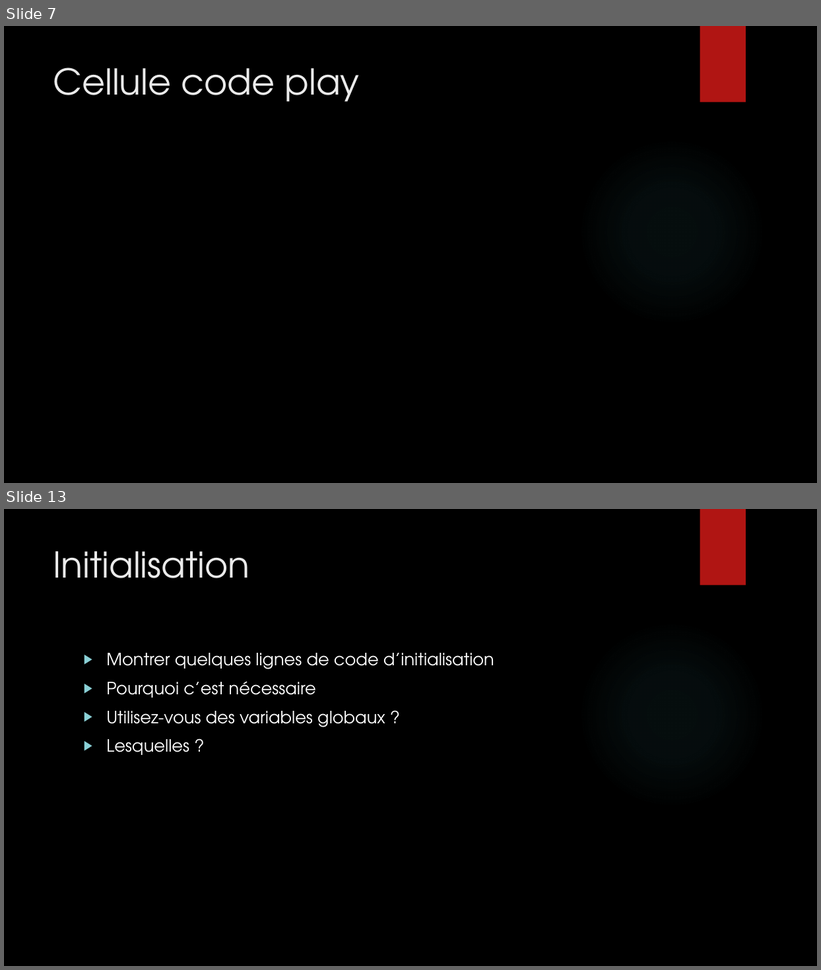
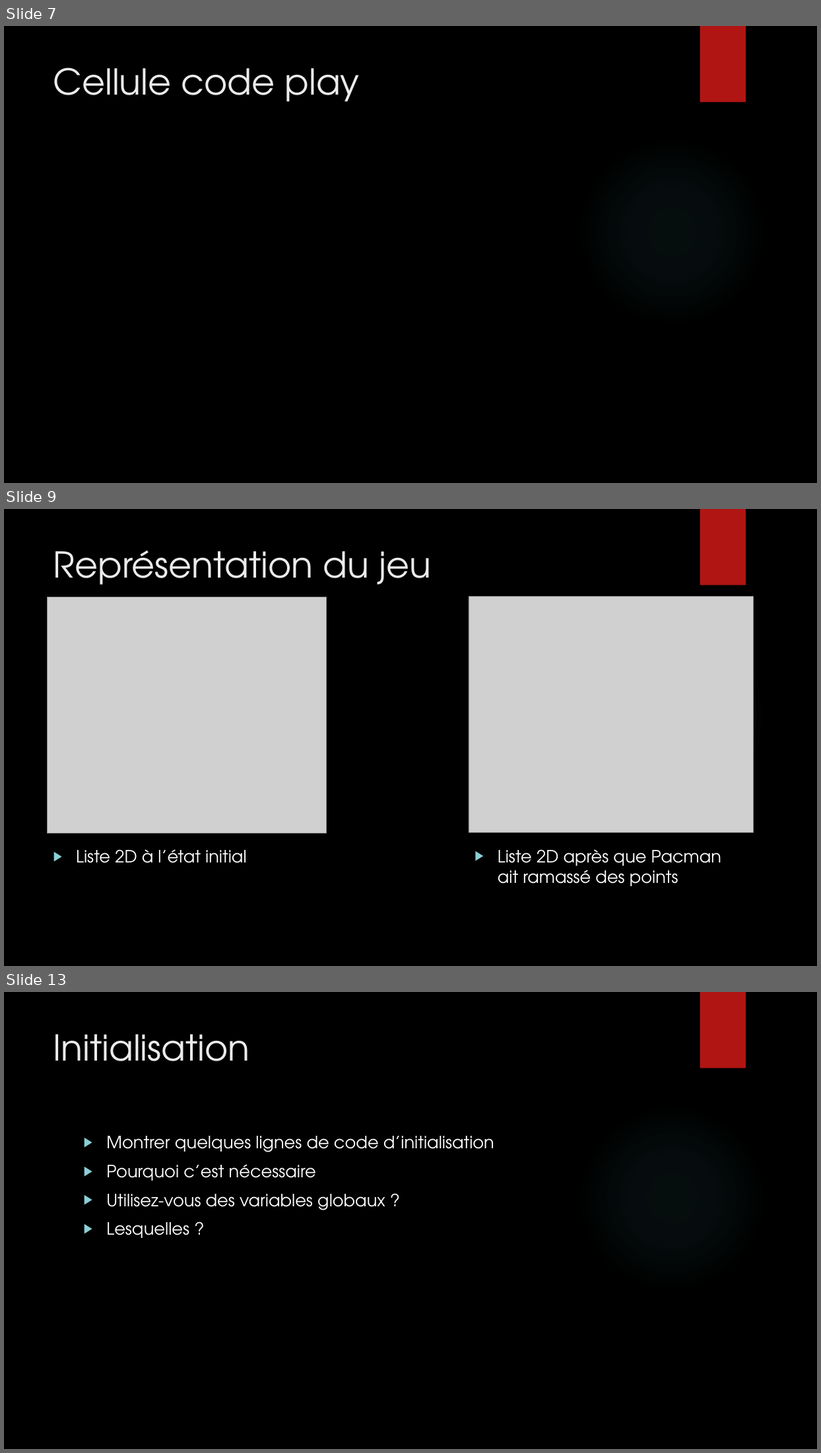
Before and after one commit to Bugnon/oc-2021, a slide deck: src/projet/projet3/Powerpoint_pacman.pptx. Shown one above the other, each under a label of ours: slides 7 and 13 before the commit, slides 7, 9 and 13 after it; the slides between them are not shown. The pictures are 821x970 and 821x1453 pixels, drawn with LibreOffice and Linux fonts; fonts in the diff are those of the drawing; grey boxes stand for pictures; background and template pictures are left out. Boxes give left, top, right and bottom in pixels: in the first picture for what was removed or moved away, otherwise in the second. Text is boxed around its words. In the diff, an @@ line names an element or a change of style, - is before the commit and + after.

```diff
--- a/src/projet/projet3/Powerpoint_pacman.pptx
+++ b/src/projet/projet3/Powerpoint_pacman.pptx
@@ slide 9 added at bbox=[4, 509, 817, 966], background picture (left out); not listed: 2 template elements that a slide beside it also shows @@
@@ title added at bbox=[54, 551, 431, 585], 42 pt, text #EBEBEB @@
+Représentation du jeu
@@ picture added at bbox=[48, 597, 327, 834] @@
@@ picture added at bbox=[469, 597, 754, 833] @@
@@ text added at bbox=[76, 850, 246, 863], 20 pt, text #FFFFFF @@
+▶ Liste 2D à l’état initial
@@ text added at bbox=[498, 850, 721, 887], 20 pt, text #FFFFFF @@
+▶ Liste 2D après que Pacman ait ramassé des points
```
Also in this commit, not shown: 3 slides changed, 4 other slides added, 5 slides removed.
